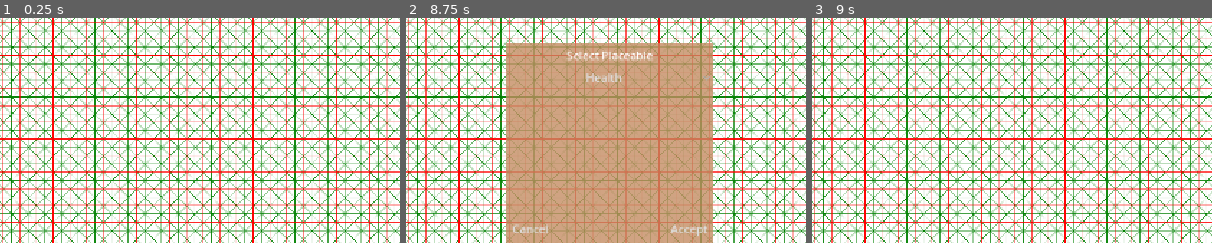
Above: before the commit, frames 1-3 (left to right).
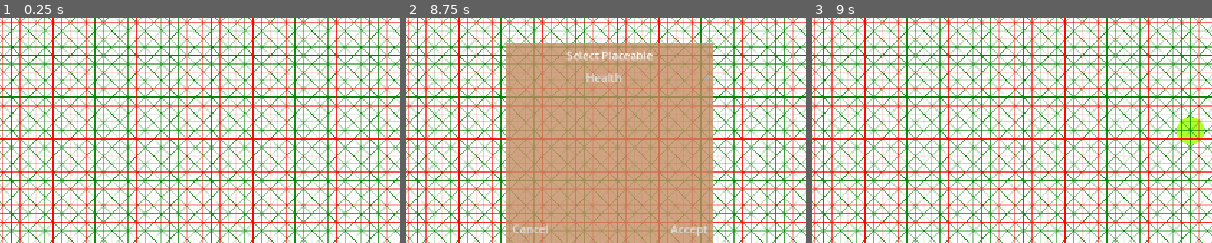
Above: after the commit, the same moments.

Repository: 702BH/GameAIProjects
Game: Godot game, scene res://ProgrammingGameAIByExample/Raven/raven_main_scene.tscn
Same seed, same stepped clock (60 frames per second), same inputs: the game is played once before the commit and once after it. The project has no main scene, so this scene is started directly.
Inputs (mouse positions are % of the whole screen's width and height, from its top left):
- Up to frame 1 (0.25 s): no input
- Up to frame 2 (8.75 s): click "ADD WALLS" at 0.5 s; click "ADD SPAWNS" at 1.25 s; click "Add Placeable" at 2 s; click "RUN MAP" at 2.75 s; click "Play" at 3.5 s; click "Play" at 4.25 s; click "Generate Random Path" at 5 s; click "Generate Random Path" at 5.75 s; click "Generate Random Path" at 6.5 s; click "Play" at 7.25 s; tap Enter at 8 s; move the mouse to (72, 45) at 8.02 s; press the mouse at (72, 45) at 8.03 s
- Up to frame 3 (9 s): release the mouse at (72, 45) at 8.75 s; click "Accept" at 8.75 s
The pictures show only the part of the screen within x 25-75%, y 21-71%; the shares and areas given below are measured in that part.

Frames 1-2 are identical in both runs. In frame 3, 0.6% of the frame differs, in the area x 91-98%, y 44-57%.

Commit message:
implemented drawing conditions based on type

Diff:
--- a/aiforgamesprojects/ProgrammingGameAIByExample/Raven/map_drawing.gd
+++ b/aiforgamesprojects/ProgrammingGameAIByExample/Raven/map_drawing.gd
@@ -34,8 +34,12 @@
 				draw_rect(Rect2(node.node_pos.x * World.resolution, node.node_pos.y * World.resolution, World.resolution, World.resolution), Color.WHITE)
 				neighbors = World.graph.edges[node.id]
 				if node.item_type:
-					if node.item_type.item_type == RavenNodeItem.ItemType.WEAPON:
-						draw_circle(World.grid_to_world(node.node_pos.x, node.node_pos.y), 6.0, Color.CRIMSON)
+					match node.item_type.item_type:
+						RavenNodeItem.ItemType.HEALTH:
+							draw_circle(World.grid_to_world(node.node_pos.x, node.node_pos.y), 20.0, Color.GREEN_YELLOW)
+						RavenNodeItem.ItemType.WEAPON:
+							if node.item_type.weapon_type == RavenNodeItemWeapon.WeaponSubtype.SHOTGUN:
+								draw_circle(World.grid_to_world(node.node_pos.x, node.node_pos.y), 20.0, Color.CRIMSON)
 			elif node.node_type == RavenNode.NodeType.SPAWN:
 				draw_rect(Rect2(node.node_pos.x * World.resolution, node.node_pos.y * World.resolution, World.resolution, World.resolution), Color.WHITE)
 				draw_circle(World.grid_to_world(node.node_pos.x, node.node_pos.y), 4.0, Color.REBECCA_PURPLE)
--- a/aiforgamesprojects/ProgrammingGameAIByExample/Raven/map_drawing_input.gd
+++ b/aiforgamesprojects/ProgrammingGameAIByExample/Raven/map_drawing_input.gd
@@ -33,14 +33,18 @@
 		SelectableData.PlaceableType.Health:
 			#print("Health submitted")
 			data.node.set_item_type(RavenNodeItemHealth.new())
+
 		SelectableData.PlaceableType.Weapon:
+			match data.weapon_sub_type:
+				SelectableData.WeaponSubtype.SHOTGUN:
+					data.node.set_item_type(RavenNodeItemWeapon.new(RavenNodeItemWeapon.WeaponSubtype.SHOTGUN))
 			print("Weapon submitted")
 		SelectableData.PlaceableType.Spawn:
 			#print("Spawn submitted")
 			if data.node.node_type == RavenNode.NodeType.TRAVERSAL:
 				data.node.node_type = RavenNode.NodeType.SPAWN
-			drawer.dirty_nodes.append(data.node)
-			drawer.queue_redraw()
+	drawer.dirty_nodes.append(data.node)
+	drawer.queue_redraw()
 
 func _on_grid_generated() -> void:
 	viewport.render_target_clear_mode = SubViewport.CLEAR_MODE_ONCE
